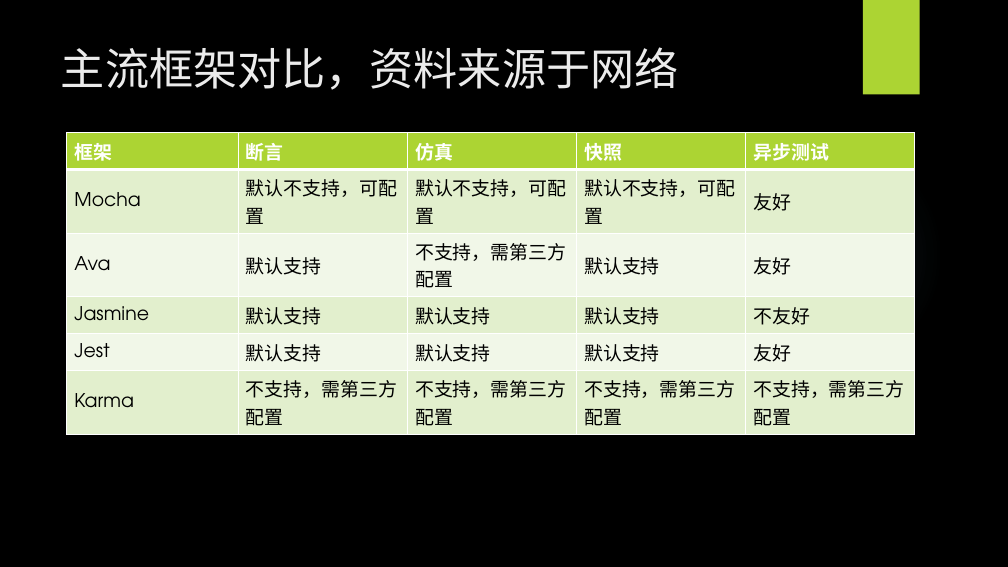
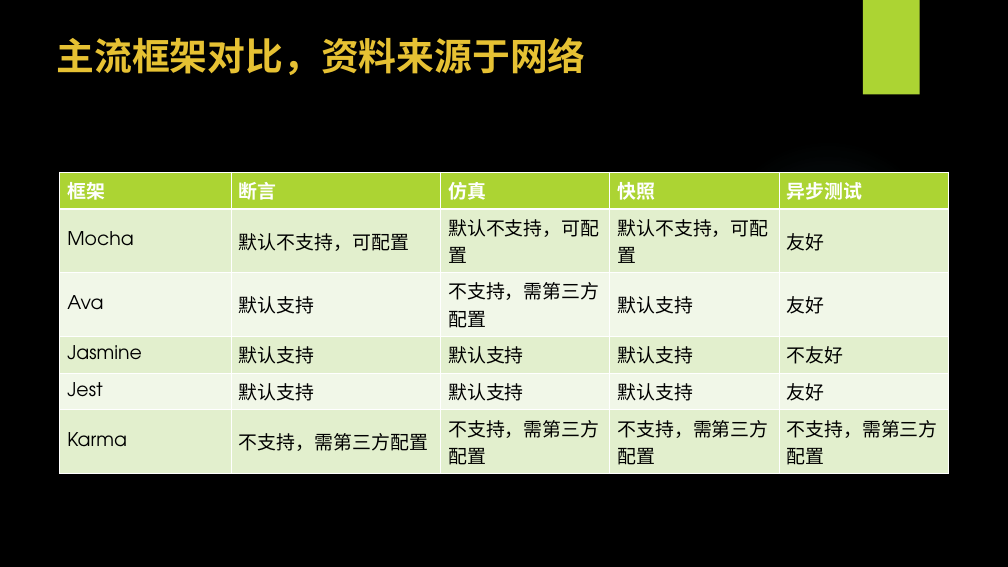
Before and after one commit to WangEbo/auto-test, a slide deck: slide 7 of 王博书的分享/自动化测试.pptx. Drawn at 1008x567 pixels with LibreOffice and Linux fonts; fonts in the diff are those of the drawing; background and template pictures are left out. Boxes give left, top, right and bottom in pixels: in the first picture for what was removed or moved away, otherwise in the second. Text is boxed around its words. In the diff, an @@ line names an element or a change of style, - is before the commit and + after.

```diff
--- a/王博书的分享/自动化测试.pptx
+++ b/王博书的分享/自动化测试.pptx
@@ text "主流框架对比，资料来源于网络": place and size @@
-text "主流框架对比，资料来源于网络" at [61, 47, 679, 90]
+text "主流框架对比，资料来源于网络" at [56, 37, 585, 75]
@@ text "主流框架对比，资料来源于网络" at [56, 37, 585, 75]: size 42 to 36 pt, font TeX Gyre Adventor to Noto Sans CJK SC, text colour #EBEBEB to #E6C133, bold on @@
@@ table: place and size @@
-table at [67, 133, 916, 435]
+table at [60, 172, 949, 474]
```
Also in this commit, not shown: 13 other slides changed, 3 slides added, 6 other files.
